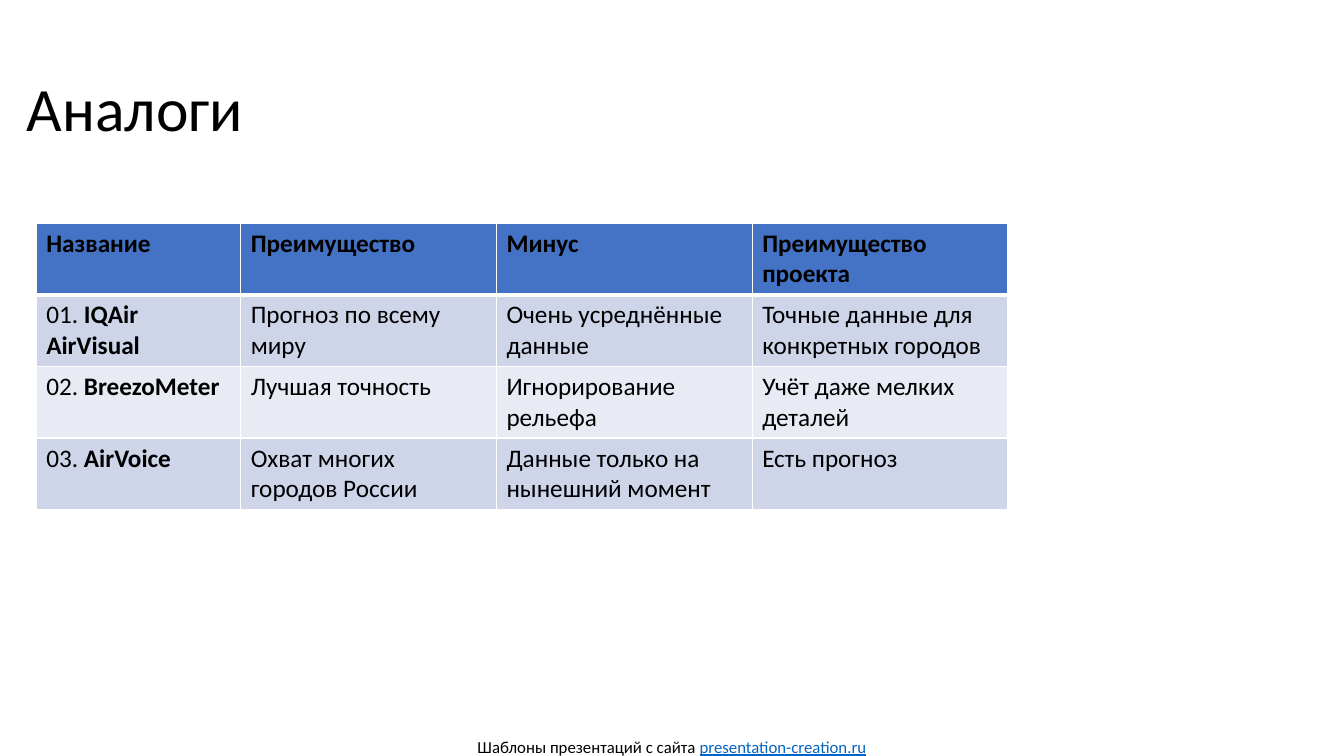
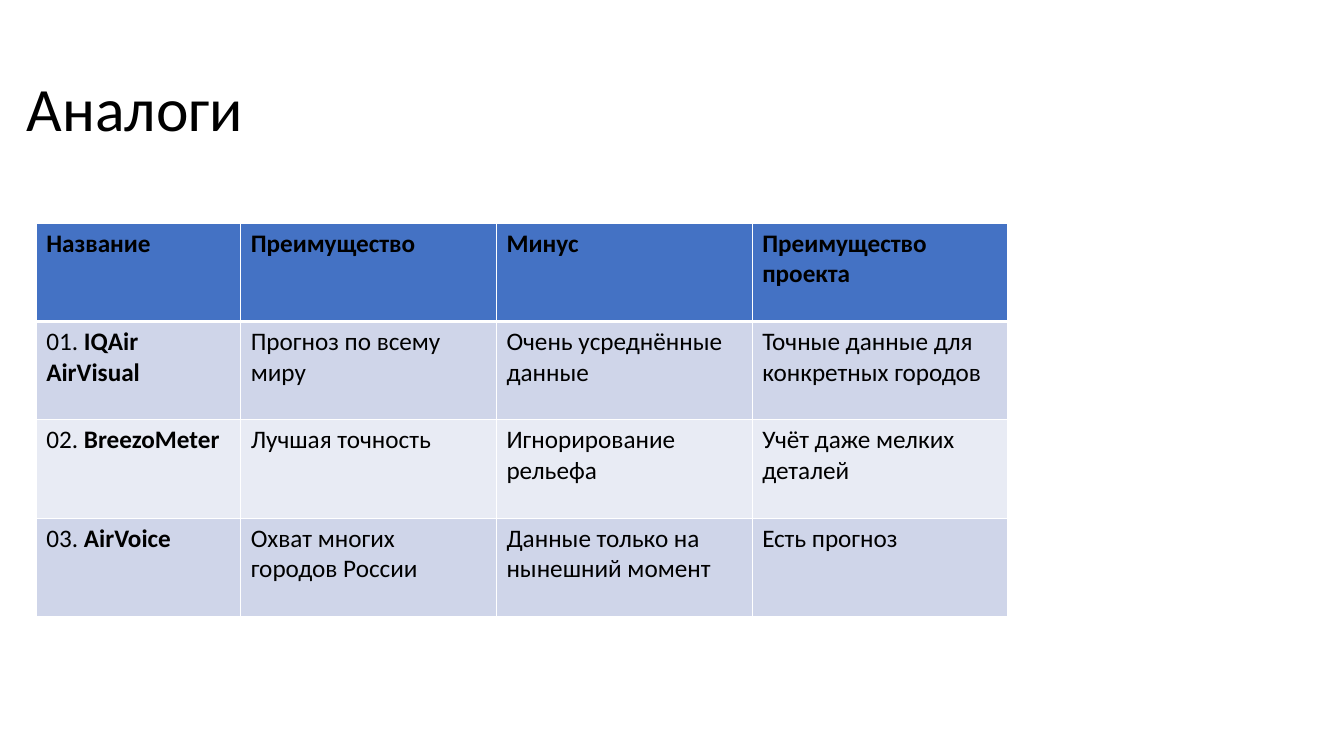
Before and after one commit to RaneKup/AQIbot, a slide deck: slide 8 of Air Project.pptx (slide 6 before the commit). Drawn at 1344x756 pixels with LibreOffice and Linux fonts; fonts in the diff are those of the drawing; background and template pictures are left out. Boxes give left, top, right and bottom in pixels: in the first picture for what was removed or moved away, otherwise in the second. Text is boxed around its words. In the diff, an @@ line names an element or a change of style, - is before the commit and + after.

```diff
--- a/Air Project.pptx
+++ b/Air Project.pptx
@@ table: place and size @@
-table at [36,223,1009,505]
+table at [36,223,1009,616]
@@ text removed at [477,741,867,756] @@
-Шаблоны презентаций с сайта presentation-creation.ru
```
Also in this commit, not shown: 1 other slide changed, 2 slides added, 1 slide removed, 1 other file.
